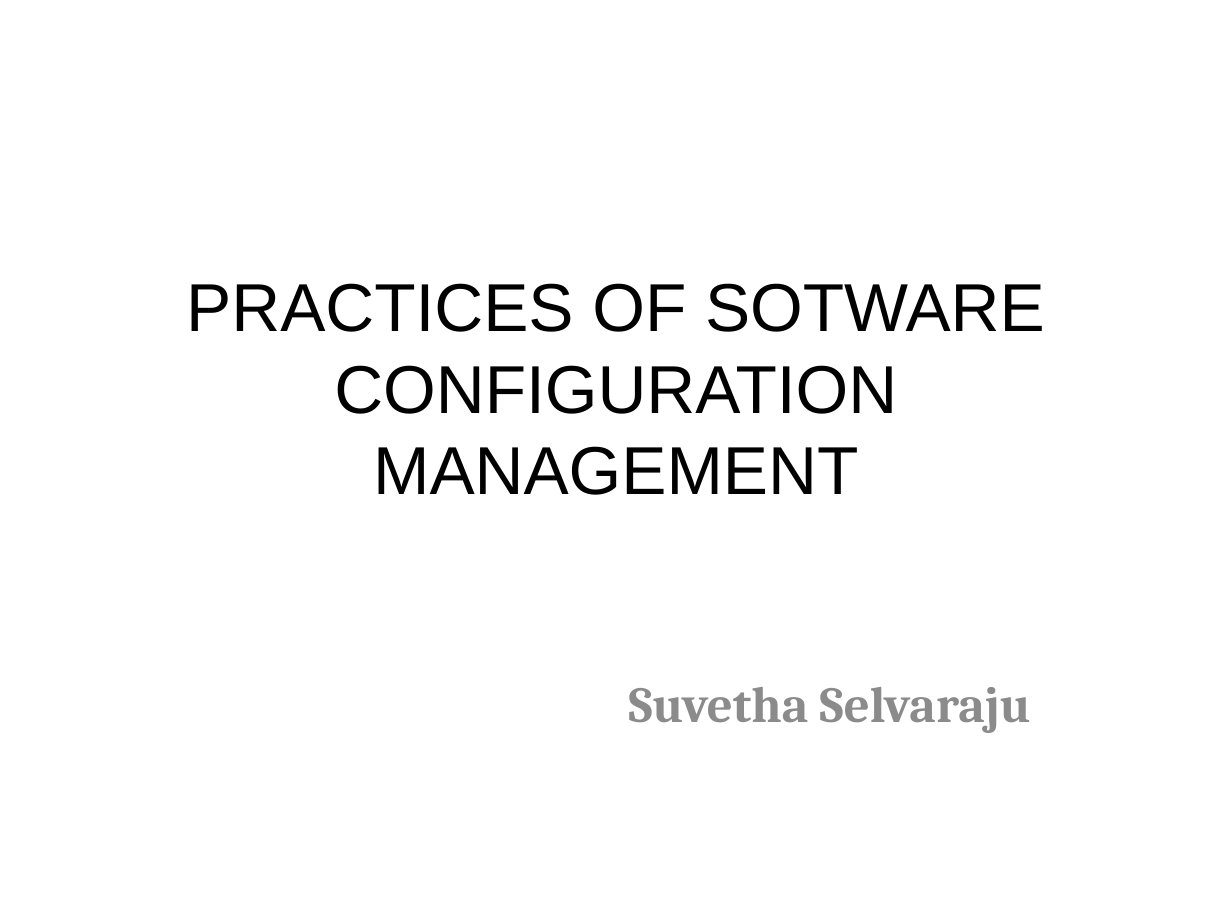
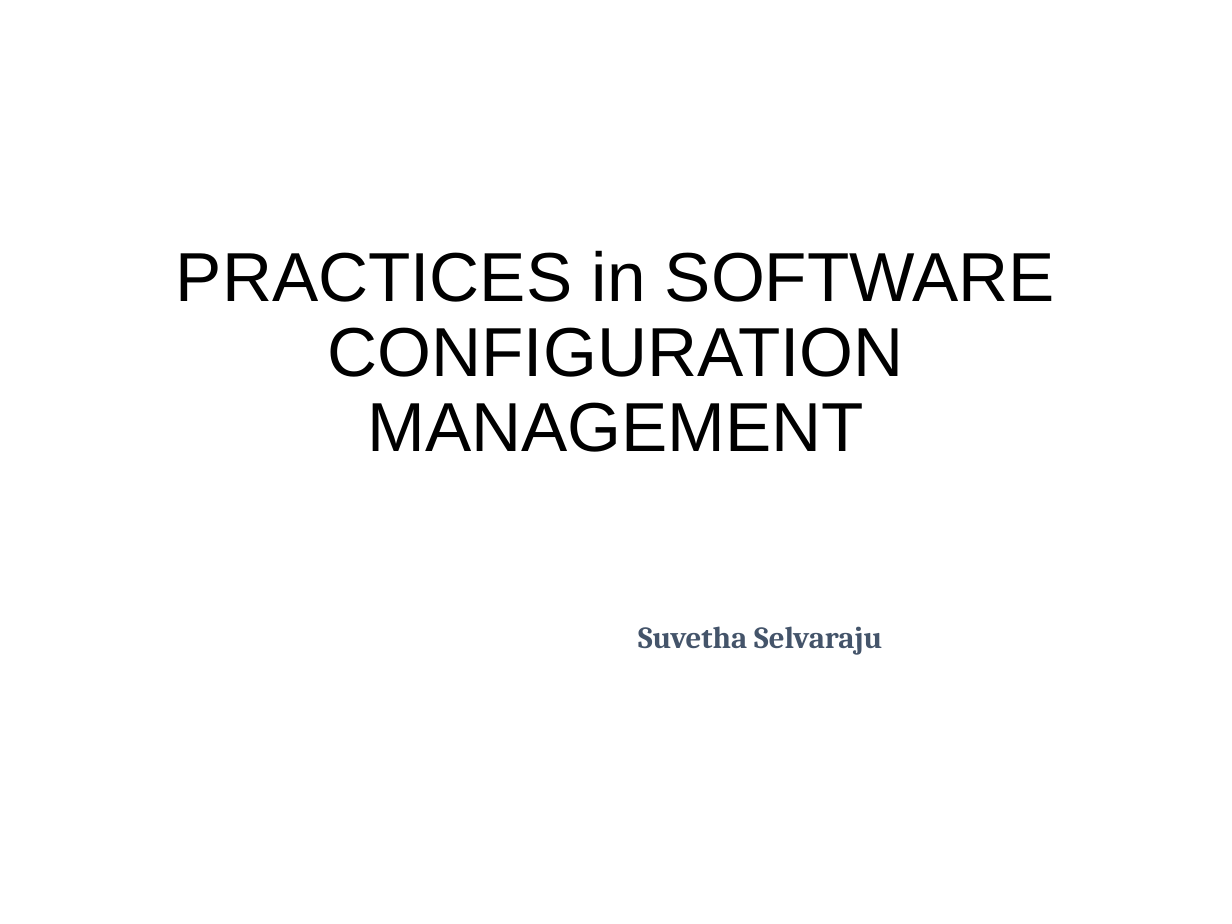
Before and after one commit to suvethaammu/suvethaammu, a slide deck: slide 1 of BEST PRACTICES OF SOTWARE CONFIGURATION MANAGEMENT.pptx. Drawn at 1232x924 pixels with LibreOffice and Linux fonts; fonts in the diff are those of the drawing. Boxes give left, top, right and bottom in pixels: in the first picture for what was removed or moved away, otherwise in the second. Text is boxed around its words. In the diff, an @@ line names an element or a change of style, - is before the commit and + after.

```diff
--- a/BEST PRACTICES OF SOTWARE CONFIGURATION MANAGEMENT.pptx
+++ b/BEST PRACTICES OF SOTWARE CONFIGURATION MANAGEMENT.pptx
@@ title "PRACTICES in SOFTWARE CONFIGURATION MANAGEMENT" at box(176, 250, 1055, 452): vertical alignment middle to bottom @@
@@ title at box(176, 250, 1055, 452): text changed; size 39.6 to 40.5 pt @@
-PRACTICES OF SOTWARE CONFIGURATION MANAGEMENT
+PRACTICES in SOFTWARE CONFIGURATION MANAGEMENT
@@ subtitle "Suvetha Selvaraju" at box(638, 626, 882, 655): size 29.6 to 18 pt, text colour #8C8C8C to #44546A; line spacing 1 to 0.9; more space between paragraphs @@
```
Also in this commit, not shown: 8 other slides changed, 11 slides added, 12 slides removed.
